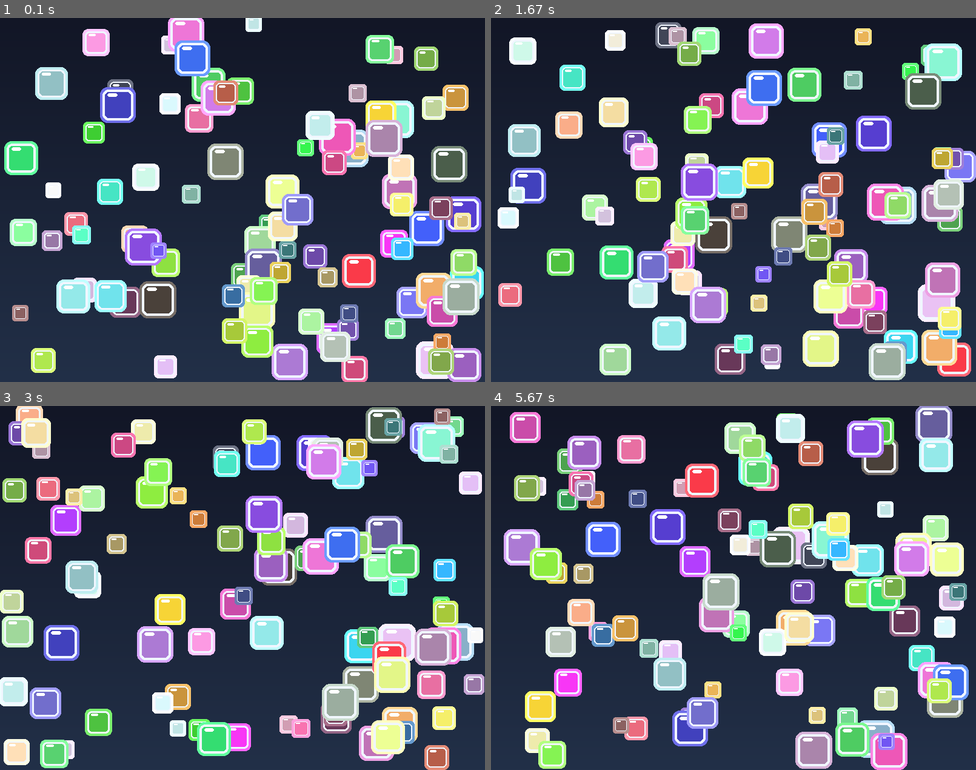
Above: before the commit, frames 1-4 (two rows, left to right).
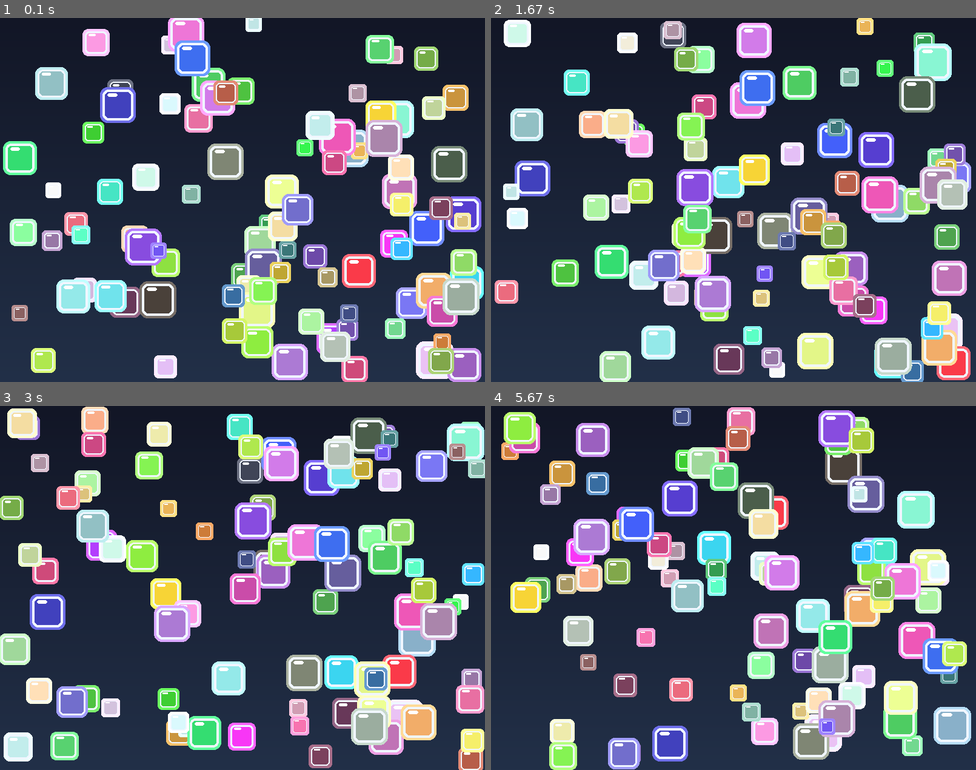
Above: after the commit, the same moments.

Repository: JustinDCosta/lab10-updated-pygame
Game: pygame game, started from main.py
The game is run twice, just before and just after one commit, with the same random seed, the same clock (stepped at 60 frames per second) and the same inputs.
Inputs:
- Up to frame 1 (0.1 s): no input
- Up to frame 2 (1.67 s): no input
- Up to frame 3 (3 s): no input
- Up to frame 4 (5.67 s): no input

The runs differ from the first frame. In frame 1, 0.7% of the frame differs, in the area x 0-94%, y 16-98%; in frame 2, 34%; in frame 3, 49%; in frame 4, 55%, in the area x 2-99%, y 0-100%.

Commit message:
Reintroduce subtle jitter in square movement

Diff:
--- a/main.py
+++ b/main.py
@@ -1,4 +1,4 @@
-"""Pygame app that renders 100 squares moving in straight lines with edge bounce."""
+"""Pygame app that renders 100 squares with subtle jitter and edge bounce."""
 
 from __future__ import annotations
 
@@ -23,6 +23,8 @@
 GLOBAL_MAX_SPEED: float = 6.0  # Defined global max speed
 COLOR_MIN: int = 50
 COLOR_MAX: int = 255
+JITTER_CHANCE: float = 0.05
+JITTER_DELTA: float = 0.25
 
 
 @dataclass
@@ -93,6 +95,13 @@
     """Advance one square by one frame."""
     square.x += square.vx
     square.y += square.vy
+
+    if random.random() < JITTER_CHANCE:
+        square.vx += random.uniform(-JITTER_DELTA, JITTER_DELTA)
+        square.vy += random.uniform(-JITTER_DELTA, JITTER_DELTA)
+
+        square.vx = max(-square.max_speed, min(square.max_speed, square.vx))
+        square.vy = max(-square.max_speed, min(square.max_speed, square.vy))
 
     _apply_boundary(square)
 
--- a/test_main.py
+++ b/test_main.py
@@ -23,6 +23,8 @@
 pygame_mock = MagicMock()
 pygame_mock.Rect = DummyRect
 sys.modules["pygame"] = pygame_mock
+
+import main as app
 
 from main import (
     Square,
@@ -199,15 +201,27 @@
         assert square.x > 200
         assert square.y > 200
 
-    def test_velocity_stays_constant_without_drift(self):
-        """Test that velocity remains constant when no boundary collisions occur."""
+    def test_velocity_changes_when_jitter_triggers(self, monkeypatch):
+        """Test that velocity changes when jitter condition is forced true."""
+        monkeypatch.setattr(app.random, "random", lambda: 0.0)
+        monkeypatch.setattr(app.random, "uniform", lambda _a, _b: 0.25)
+
         square = Square(x=200, y=200, vx=2.0, vy=1.0, color=(255, 0, 0))
-        for _ in range(50):
-            update_square(square)
-        assert square.vx == 2.0
-        assert square.vy == 1.0
-        assert square.x == 300.0
-        assert square.y == 250.0
+        update_square(square)
+
+        assert square.vx == 2.25
+        assert square.vy == 1.25
+
+    def test_velocity_respects_max_speed_on_jitter(self, monkeypatch):
+        """Test jitter velocity clamp against each square's max_speed."""
+        monkeypatch.setattr(app.random, "random", lambda: 0.0)
+        monkeypatch.setattr(app.random, "uniform", lambda _a, _b: 1.0)
+
+        square = Square(x=200, y=200, vx=5.8, vy=5.9, color=(255, 0, 0), max_speed=6.0)
+        update_square(square)
+
+        assert square.vx == 6.0
+        assert square.vy == 6.0
 
 
 class TestUpdateSquares:
@@ -300,17 +314,20 @@
                 assert 0 <= square.x <= SCREEN_WIDTH - square.size
                 assert 0 <= square.y <= SCREEN_HEIGHT - square.size
 
-    def test_velocity_stays_constant_without_drift(self):
-        """Test that velocity stays constant over time without random drift."""
+    def test_velocity_can_change_over_time_with_jitter(self, monkeypatch):
+        """Test that velocity can evolve over time when jitter is applied."""
+        monkeypatch.setattr(app.random, "random", lambda: 0.0)
+        monkeypatch.setattr(app.random, "uniform", lambda _a, _b: 0.1)
+
         sqrt = Square(x=200, y=200, vx=1.5, vy=1.0, color=(255, 0, 0))
         velocities_seen = set()
         velocities_seen.add((sqrt.vx, sqrt.vy))
 
-        for _ in range(80):
+        for _ in range(10):
             update_square(sqrt)
             velocities_seen.add((sqrt.vx, sqrt.vy))
 
-        assert len(velocities_seen) == 1
+        assert len(velocities_seen) > 1
 
 
 if __name__ == "__main__":
Not shown, changed: JOURNAL.md
